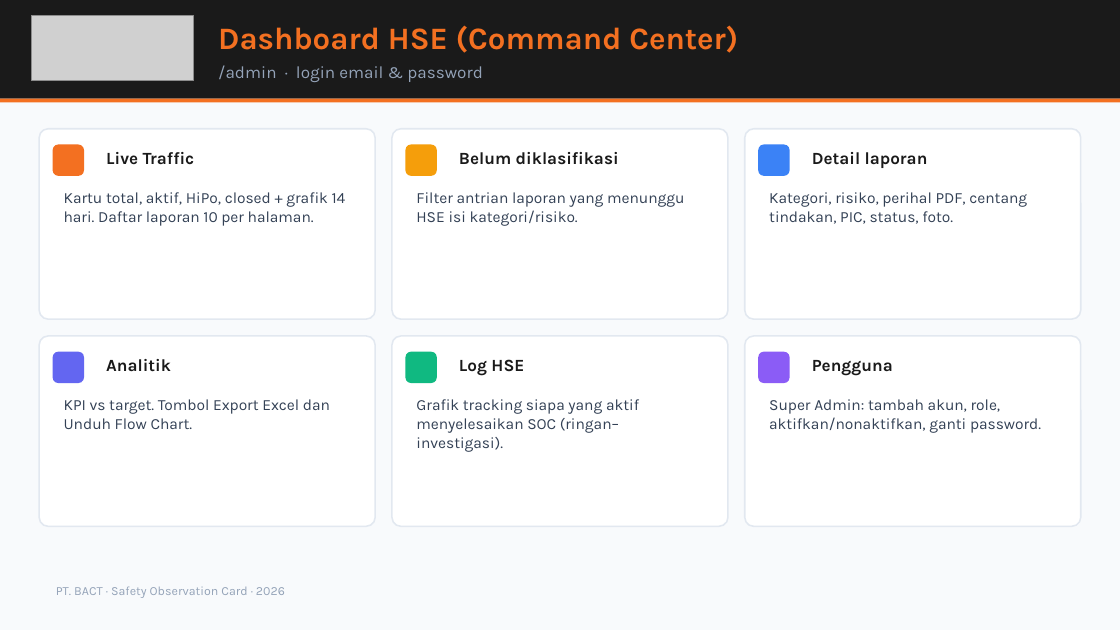
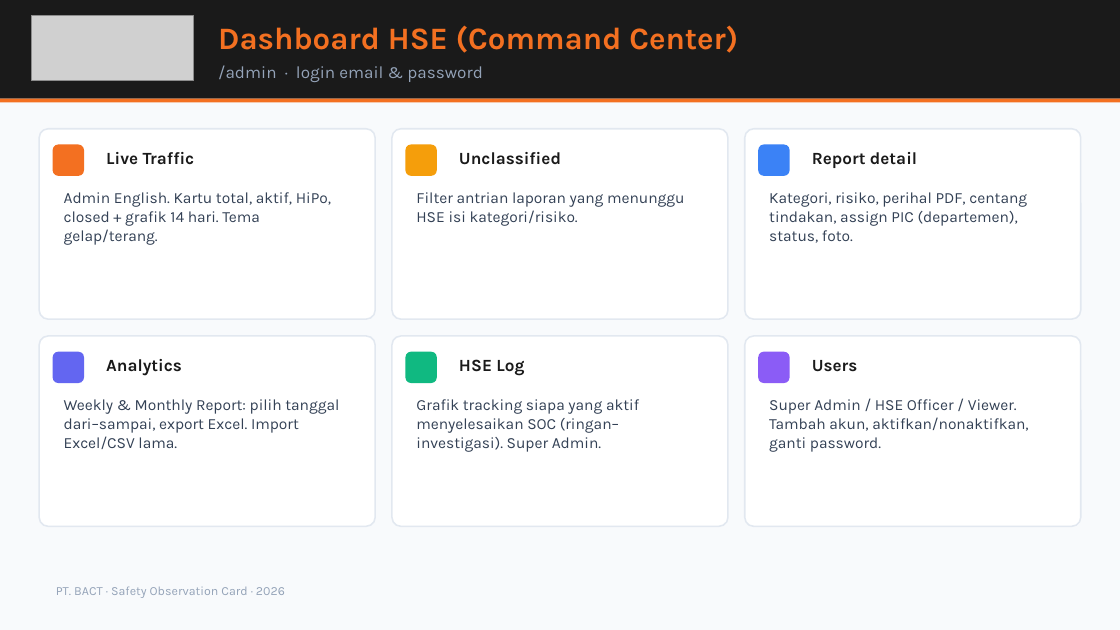
Before and after one commit to msatibi32/bact-safety-observation-modern, a slide deck: slide 8 of supabase/BACT-SOC-Presentasi-HSE.pptx. Drawn at 1120x630 pixels with LibreOffice and Linux fonts; fonts in the diff are those of the drawing; grey boxes stand for pictures. Boxes give left, top, right and bottom in pixels: in the first picture for what was removed or moved away, otherwise in the second. Text is boxed around its words. In the diff, an @@ line names an element or a change of style, - is before the commit and + after.

```diff
--- a/supabase/BACT-SOC-Presentasi-HSE.pptx
+++ b/supabase/BACT-SOC-Presentasi-HSE.pptx
@@ text at [459, 152, 561, 165]: text changed @@
-Belum diklasifikasi
+Unclassified
@@ text at [812, 152, 917, 168]: text changed @@
-Detail laporan
+Report detail
@@ text at [64, 192, 331, 245]: text changed @@
-Kartu total, aktif, HiPo, closed + grafik 14 hari. Daftar laporan 10 per halaman.
+Admin English. Kartu total, aktif, HiPo, closed + grafik 14 hari. Tema gelap/terang.
@@ text at [769, 192, 1027, 243]: text changed @@
-Kategori, risiko, perihal PDF, centang tindakan, PIC, status, foto.
+Kategori, risiko, perihal PDF, centang tindakan, assign PIC (departemen), status, foto.
@@ text at [106, 359, 182, 376]: text changed @@
-Analitik
+Analytics
@@ text at [459, 359, 524, 376]: text changed @@
-Log HSE
+HSE Log
@@ text at [812, 360, 858, 372]: text changed @@
-Pengguna
+Users
@@ text at [64, 399, 339, 449]: text changed @@
-KPI vs target. Tombol Export Excel dan Unduh Flow Chart.
+Weekly & Monthly Report: pilih tanggal dari–sampai, export Excel. Import Excel/CSV lama.
@@ text at [416, 399, 639, 452]: text changed @@
-Grafik tracking siapa yang aktif menyelesaikan SOC (ringan–investigasi).
+Grafik tracking siapa yang aktif menyelesaikan SOC (ringan–investigasi). Super Admin.
@@ text at [769, 399, 1028, 452]: text changed @@
-Super Admin: tambah akun, role, aktifkan/nonaktifkan, ganti password.
+Super Admin / HSE Officer / Viewer. Tambah akun, aktifkan/nonaktifkan, ganti password.
```
Also in this commit, not shown: 5 other slides changed, 23 other files.
